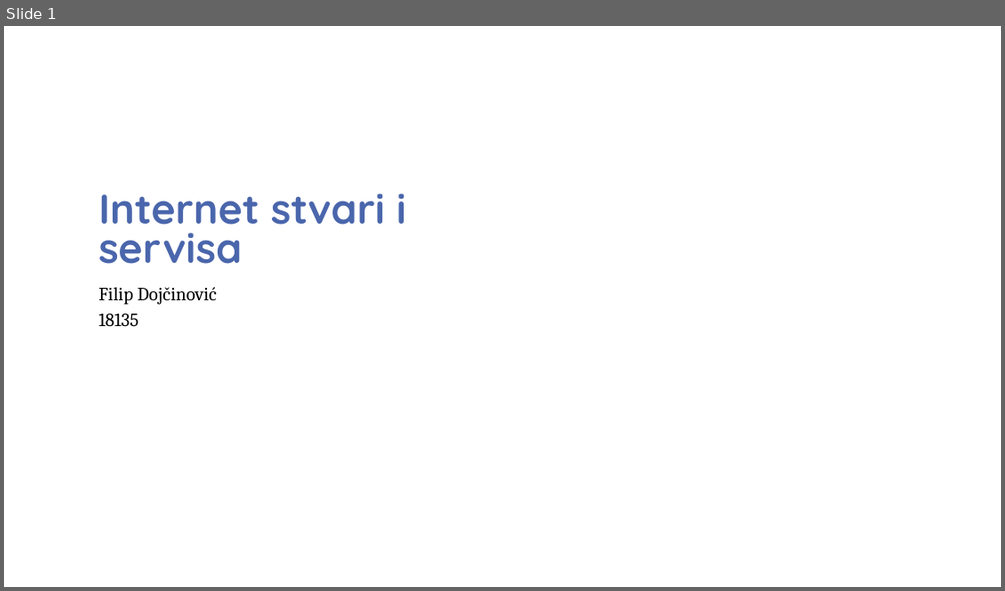
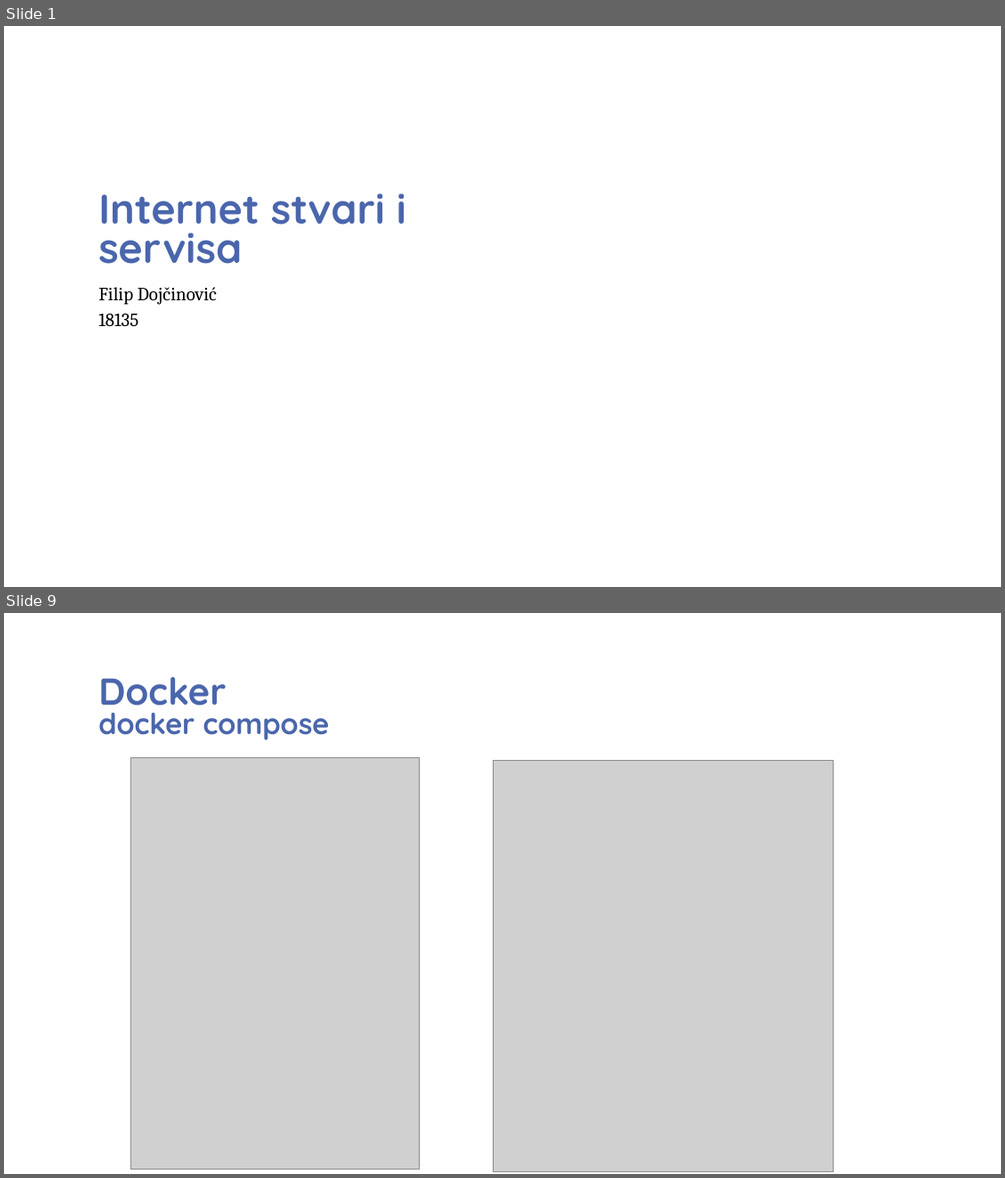
Before and after one commit to deutschah/IOT2, a slide deck: Internet stvari i servisa2.pptx. Shown one above the other, each under a label of ours: slide 1 before the commit, slides 1 and 9 after it; the slides between them are not shown. The pictures are 1005x591 and 1005x1178 pixels, drawn with LibreOffice and Linux fonts; fonts in the diff are those of the drawing; grey boxes stand for pictures; background and template pictures are left out. Boxes give left, top, right and bottom in pixels: in the first picture for what was removed or moved away, otherwise in the second. Text is boxed around its words. In the diff, an @@ line names an element or a change of style, - is before the commit and + after.

```diff
--- a/Internet stvari i servisa2.pptx
+++ b/Internet stvari i servisa2.pptx
@@ slide 9 added at (4,613,1001,1174), background picture (left out) @@
@@ title added at (98,677,330,740), 28 pt, text #4A66AC, bold @@
+Docker
+docker compose
@@ picture added at (131,758,420,1169) @@
@@ picture added at (493,761,833,1172) @@
```
Also in this commit, not shown: 3 slides changed, 5 other slides added, 2 slides removed, 14 other files.
